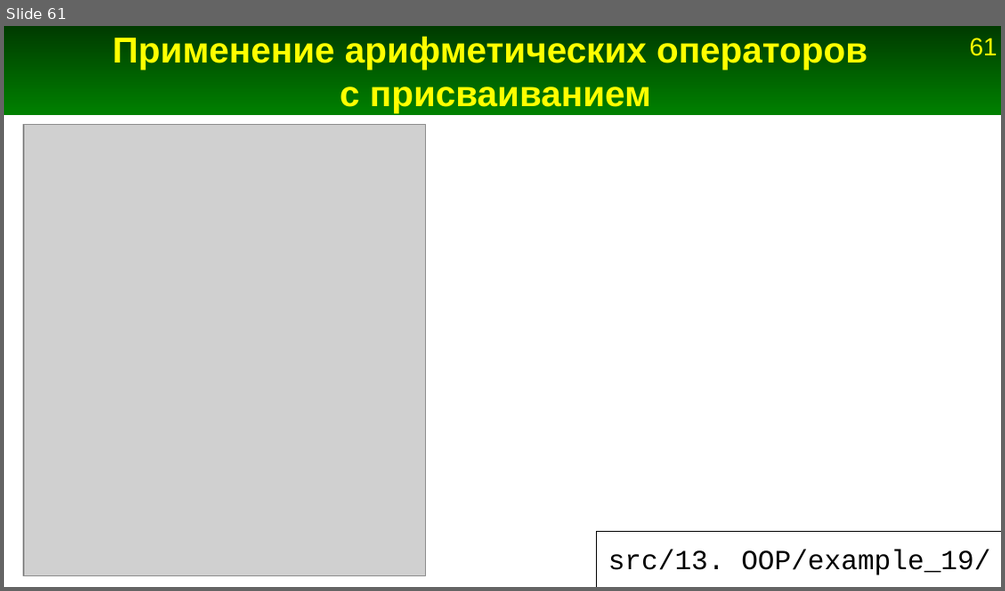
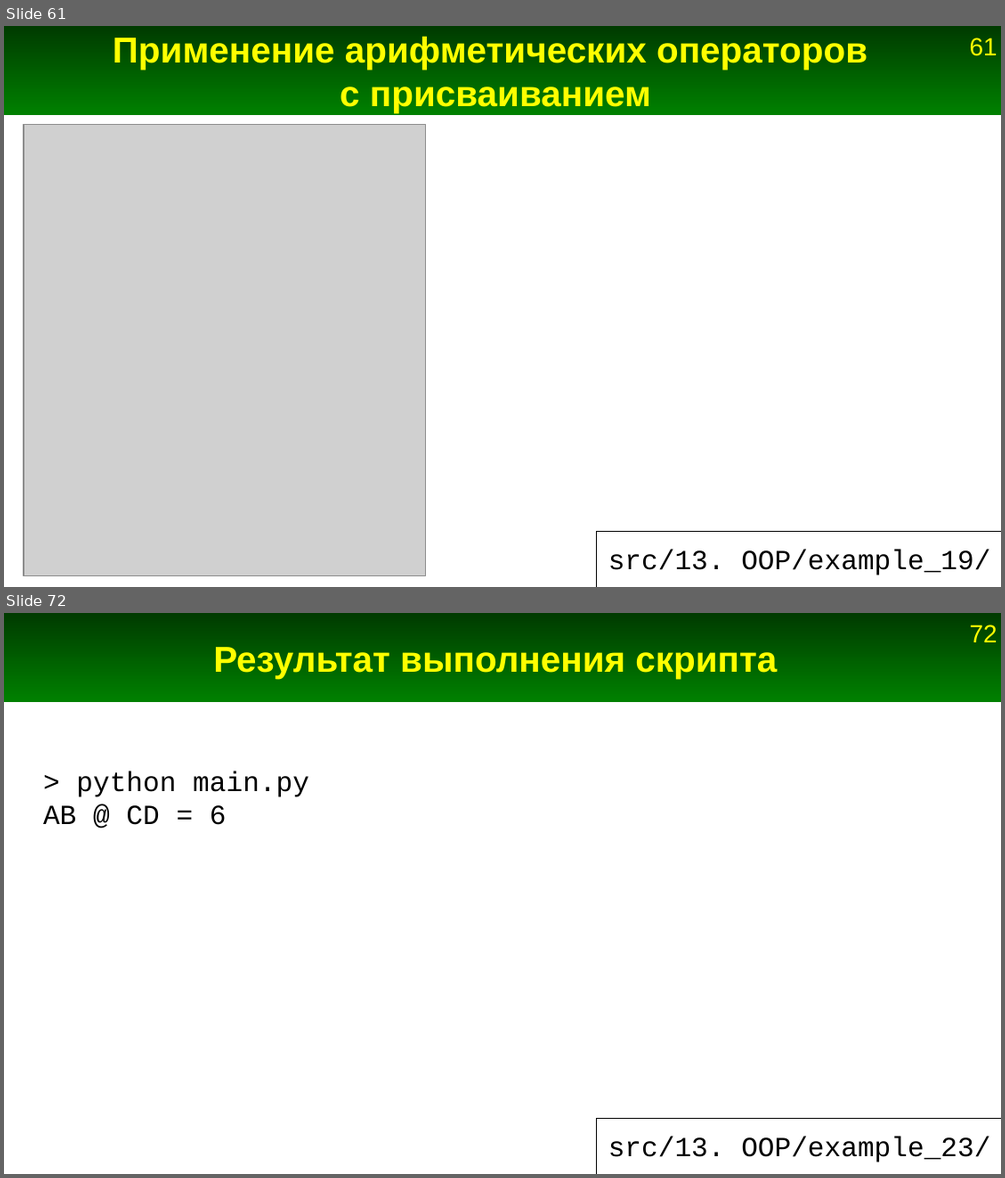
Before and after one commit to Jenyay/python-lectures, a slide deck: presentations/13. OOP.odp. Shown one above the other, each under a label of ours: slide 61 before the commit, slides 61 and 72 after it; the slides between them are not shown. The pictures are 1005x591 and 1005x1178 pixels, drawn with LibreOffice and Linux fonts; fonts in the diff are those of the drawing; grey boxes stand for pictures. Boxes give left, top, right and bottom in pixels: in the first picture for what was removed or moved away, otherwise in the second. Text is boxed around its words. In the diff, an @@ line names an element or a change of style, - is before the commit and + after.

```diff
--- a/presentations/13. OOP.odp
+++ b/presentations/13. OOP.odp
@@ slide 72 added at (4, 613, 1001, 1174), background #FFFFFF; not listed: 2 template elements that a slide beside it also shows @@
@@ title added at (213, 647, 777, 678), 26 pt, text #FFFF00, bold @@
+Результат выполнения скрипта
@@ text added at (43, 771, 309, 825), 20 pt, text #000000 @@
+> python main.py
+AB @ CD = 6
@@ line added from (596, 1118) to (1001, 1118), #000000 0 pt @@
@@ line added from (596, 1118) to (596, 1174), #000000 0 pt @@
@@ title added at (608, 1136, 990, 1162), 20 pt, text #000000 @@
+src/13. OOP/example_23/
```
Also in this commit, not shown: 1 slide changed, 9 other slides added, 9 other files.
